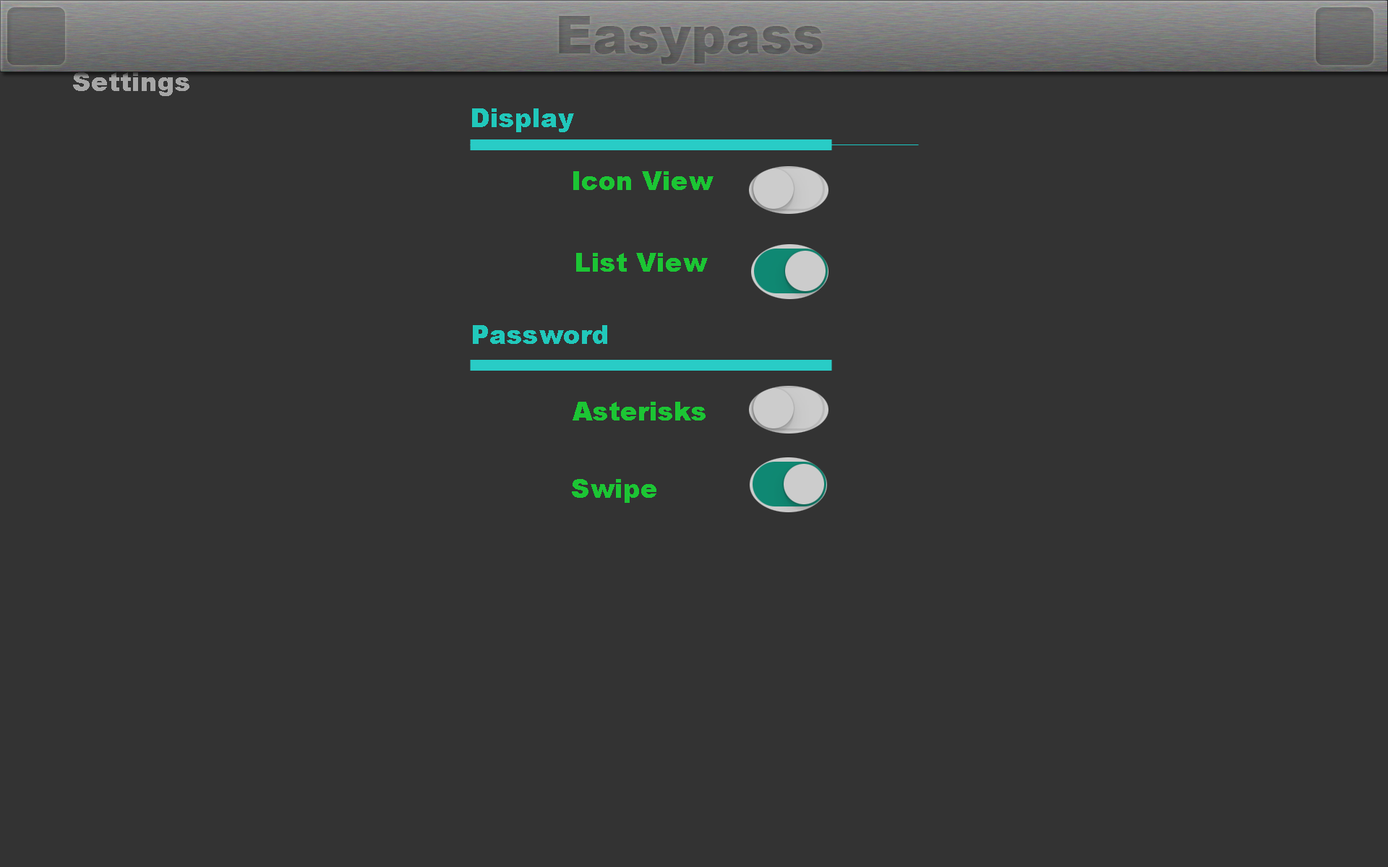
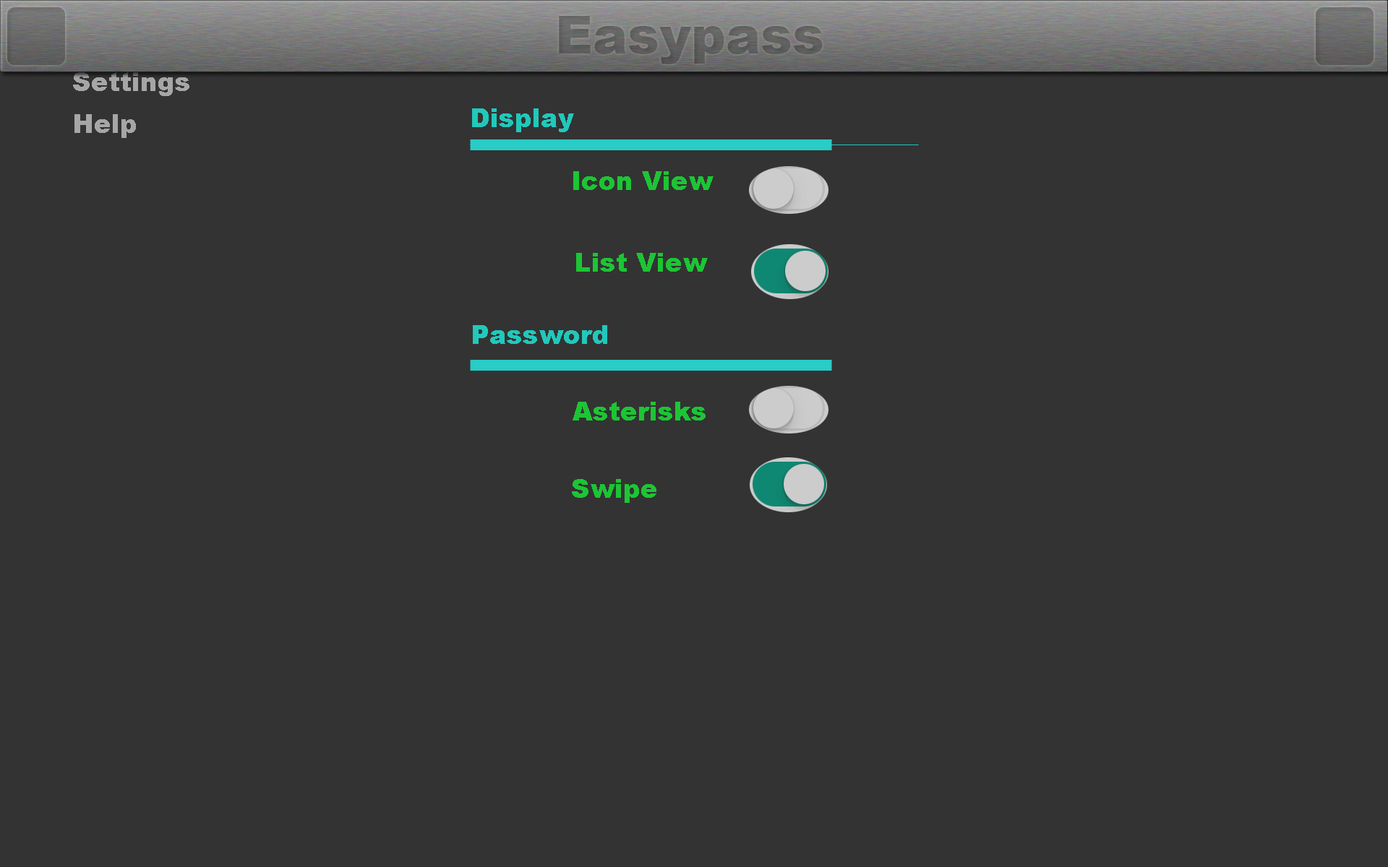
The second 1388px x 867px image is a revision of the first. Changes to its layers:
added layer "Help" in group "background" over 74, 114, 136, 139
